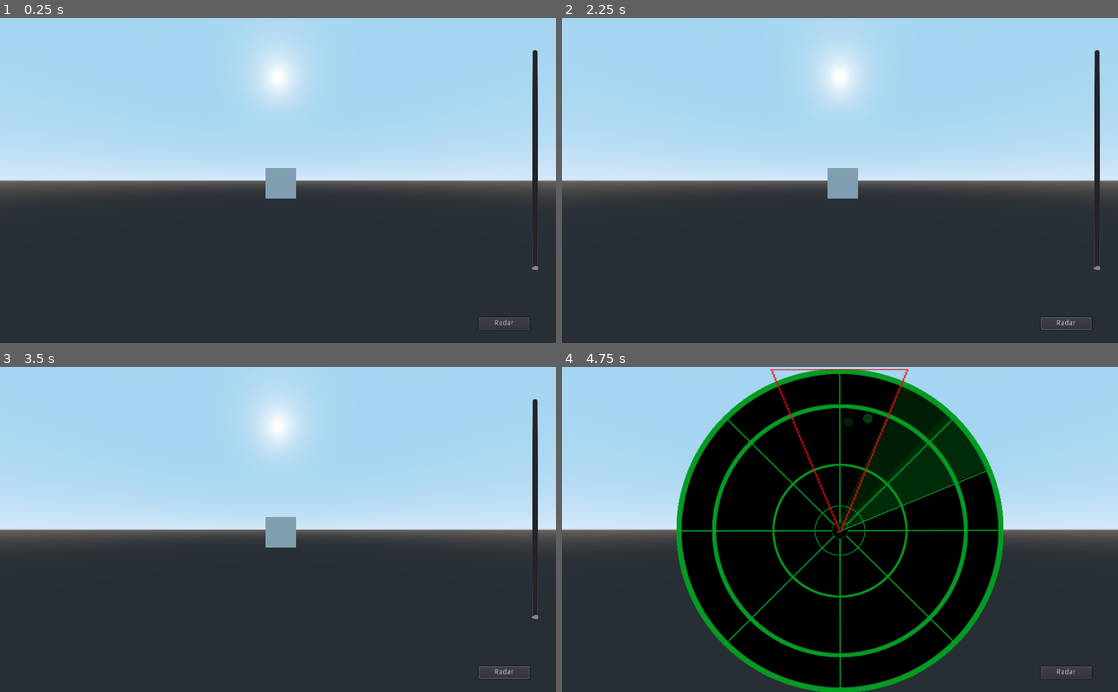
Above: before the commit, frames 1-4 (two rows, left to right).
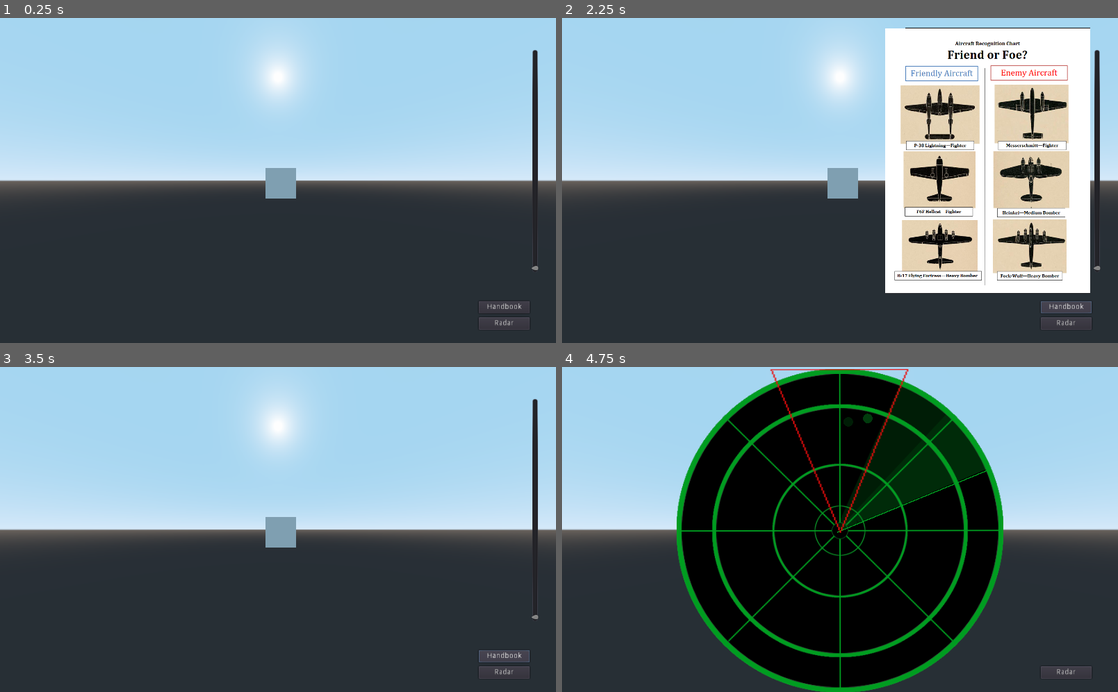
Above: after the commit, the same moments.

Repository: AllexisAlvarico/HH-Godot-Radar
Game: Godot game, scene res://Scenes/GameplayScreen.tscn
Same seed, same stepped clock (60 frames per second), same inputs: the game is played once before the commit and once after it.
Inputs (mouse positions are in pixels of both pictures, inside the frame that each line leads up to):
- Up to frame 1 (0.25 s): no input
- Up to frame 2 (2.25 s): click "Radar" at 0.5 s; click "Radar" at 1.25 s; click (1067, 307) at 2 s, where only the run after the commit has a clickable "Handbook"
- Up to frame 3 (3.5 s): click (505, 656) at 2.75 s, where only the run after the commit has a clickable "Handbook"
- Up to frame 4 (4.75 s): click "Radar" at 3.5 s; click (867, 419) at 4.27 s

The runs differ from the first frame. In frame 1, less than 0.1% of the frame differs, in the area x 86-96%, y 87-91%; in frame 2, 30%, in the area x 58-96%, y 2-96%; in frame 3, 0.4%; in frame 4, nothing differs.

Commit message:
Added Cheat Sheet/Handbook Button

Diff:
--- a/Scenes/GameplayScreen.tscn
+++ b/Scenes/GameplayScreen.tscn
@@ -1,8 +1,9 @@
-[gd_scene load_steps=4 format=2]
+[gd_scene load_steps=5 format=2]
 
 [ext_resource path="res://Scenes/RadarScene.tscn" type="PackedScene" id=1]
 [ext_resource path="res://Prefabs/Player.tscn" type="PackedScene" id=2]
 [ext_resource path="res://Scripts/GameplayScreen.gd" type="Script" id=3]
+[ext_resource path="res://Sprites/HandBook/CheatSheet.png" type="Texture" id=4]
 
 [node name="Gameplay" type="Node2D"]
 rotation = -0.000396126
@@ -17,6 +18,13 @@
 
 [node name="Pivot" parent="." instance=ExtResource( 2 )]
 
+[node name="HandbookButton" type="Button" parent="."]
+margin_left = 883.0
+margin_top = 519.0
+margin_right = 977.0
+margin_bottom = 542.0
+text = "Handbook"
+
 [node name="Button" type="Button" parent="."]
 margin_left = 883.0
 margin_top = 549.0
@@ -24,4 +32,10 @@
 margin_bottom = 572.0
 text = "Radar"
 
+[node name="CheatSheet" type="Sprite" parent="."]
+position = Vector2( 785, 260 )
+scale = Vector2( 0.55, 0.55 )
+texture = ExtResource( 4 )
+
+[connection signal="button_down" from="HandbookButton" to="." method="_on_HandbookButton_button_down"]
 [connection signal="pressed" from="Button" to="." method="_SwitchNode"]
--- a/Scripts/GameplayScreen.gd
+++ b/Scripts/GameplayScreen.gd
@@ -2,11 +2,22 @@
 
 onready var bino = $Pivot
 onready var radar = $Radar
+onready var cheatSheet = $CheatSheet
+onready var handbookButton = $HandbookButton
 
 func _ready():
 	bino.visible = true
 	radar.visible = false
+	cheatSheet.visible = false
+	handbookButton.visible = true
 
 func _SwitchNode():
 	bino.visible = !bino.visible
 	radar.visible = !bino.visible
+	if cheatSheet.visible:
+		cheatSheet.visible = false
+	handbookButton.visible = !handbookButton.visible
+
+
+func _on_HandbookButton_button_down():
+	cheatSheet.visible = !cheatSheet.visible
Binary file added: Sprites/HandBook/CheatSheet.png
Not shown, added: Sprites/HandBook/CheatSheet.png.import
